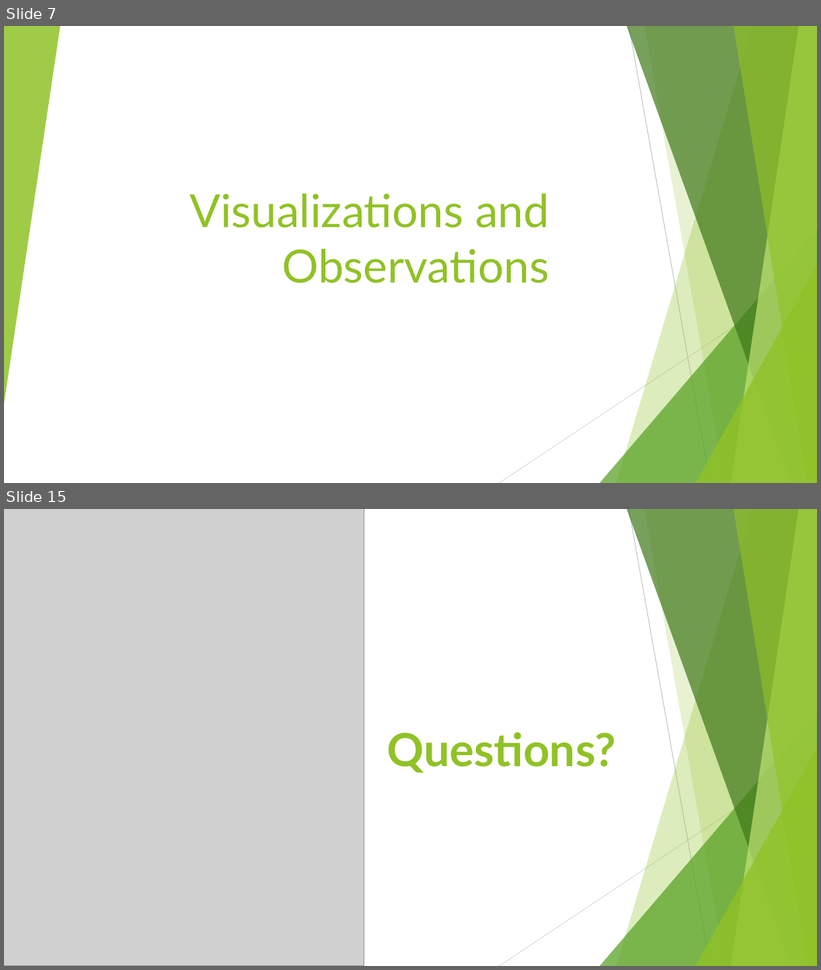
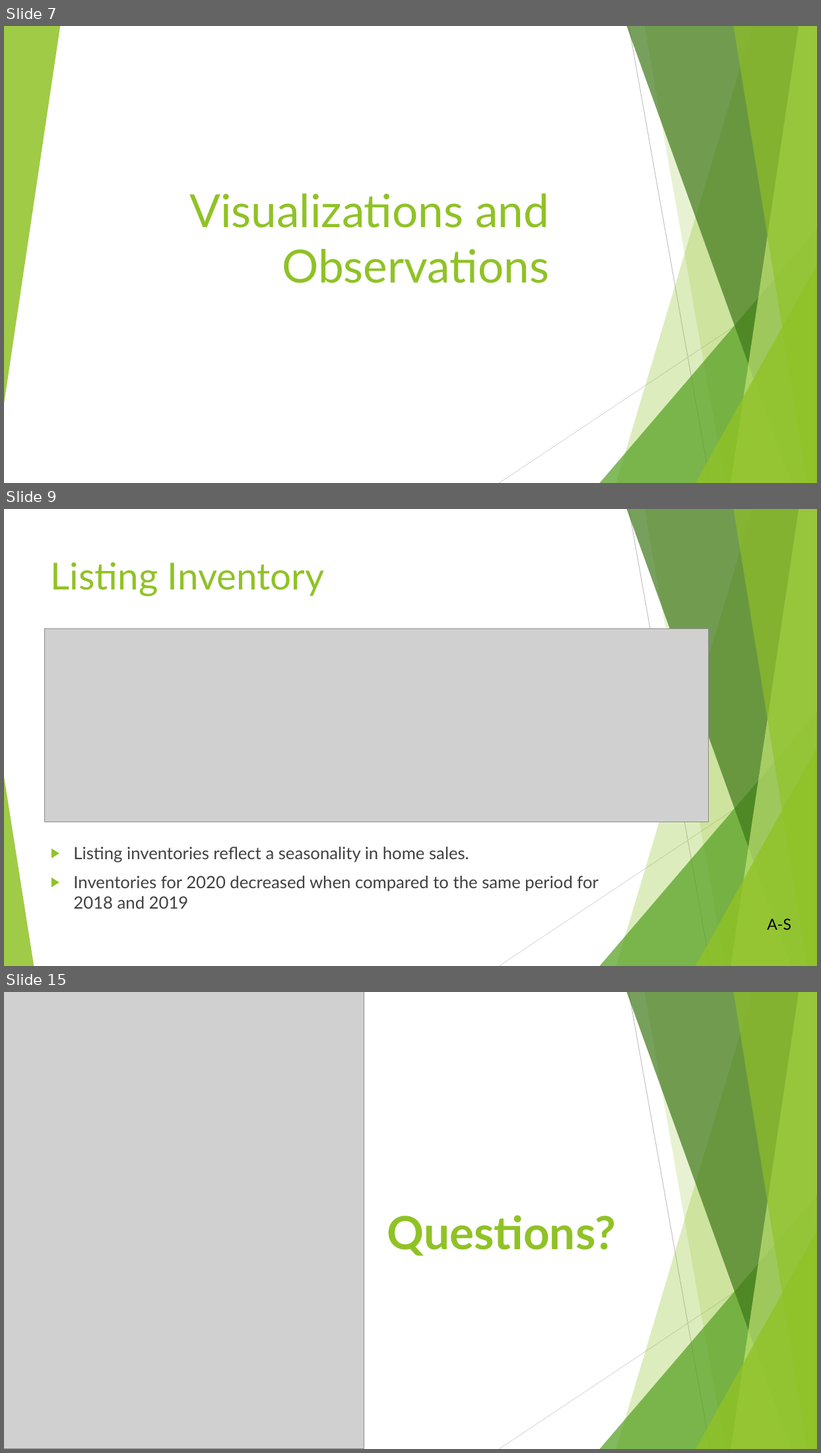
Before and after one commit to Fescamil1/Project_1_Housing_Market_Analysis, a slide deck: Texas Housing Market Analysis PowerPoint.pptx. Shown one above the other, each under a label of ours: slides 7 and 15 before the commit, slides 7, 9 and 15 after it; the slides between them are not shown. The pictures are 821x970 and 821x1453 pixels, drawn with LibreOffice and Linux fonts; fonts in the diff are those of the drawing; grey boxes stand for pictures. Boxes give left, top, right and bottom in pixels: in the first picture for what was removed or moved away, otherwise in the second. Text is boxed around its words. In the diff, an @@ line names an element or a change of style, - is before the commit and + after.

Commit message:
Changes to PPW. Added LumberCSV for comparison vs housing inventory

```diff
--- a/Texas Housing Market Analysis PowerPoint.pptx
+++ b/Texas Housing Market Analysis PowerPoint.pptx
@@ slide 9 added at (4,509,817,966), background #FFFFFF; not listed: 10 template elements that a slide beside it also shows @@
@@ title added at (51,562,324,597), 44 pt, text #90C226 @@
+Listing Inventory
@@ picture added at (45,629,709,823) @@
@@ text added at (73,847,599,909), 20 pt, text #404040 @@
+▶ Listing inventories reflect a seasonality in home sales.
+▶ Inventories for 2020 decreased when compared to the same period for 2018 and 2019
@@ text added at (767,919,791,930), 18 pt, text #000000 @@
+A-S
```
Also in this commit, not shown: 11 slides changed, 1 other slide added, 2 slides removed, 1 other file.
